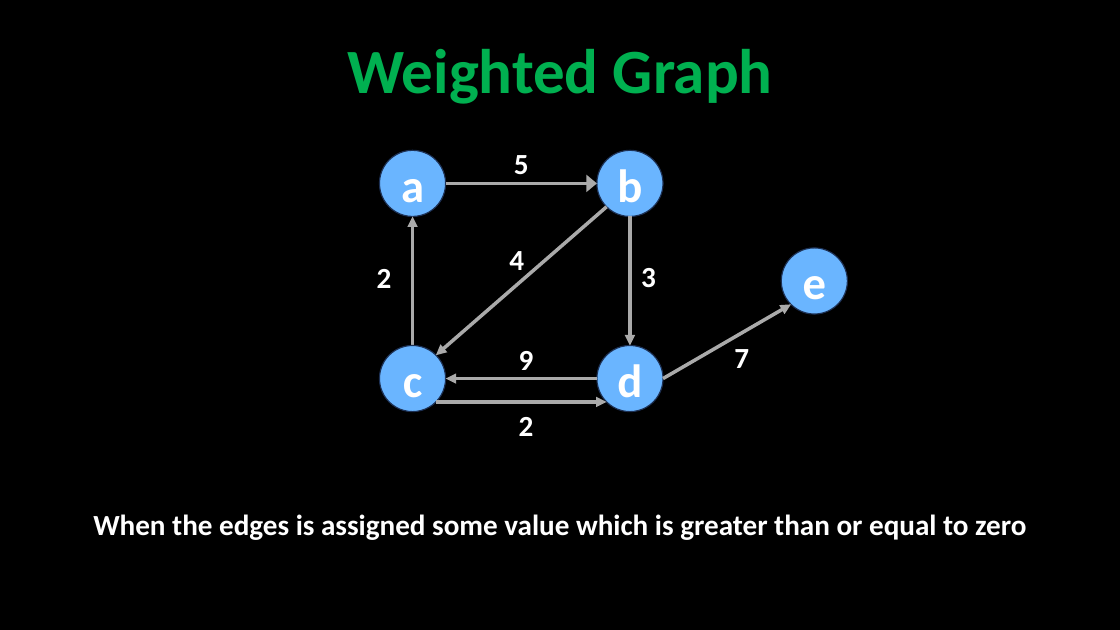
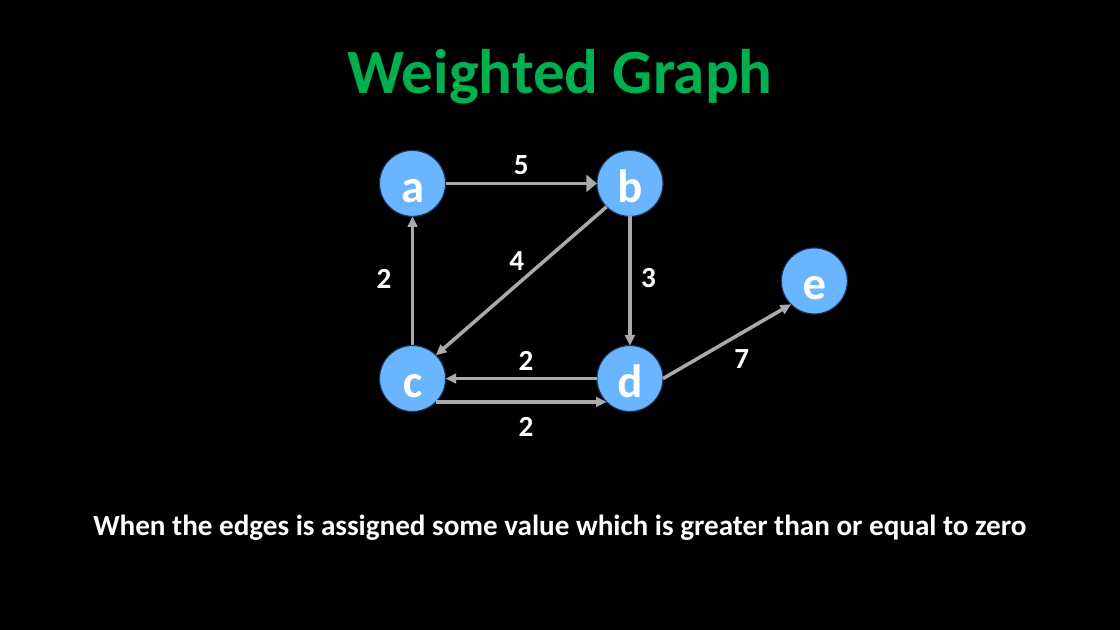
Before and after one commit to robitussin/CCS0015, a slide deck: slide 13 of graph/Graph.pptx. Drawn at 1120x630 pixels with LibreOffice and Linux fonts; fonts in the diff are those of the drawing. Boxes give left, top, right and bottom in pixels: in the first picture for what was removed or moved away, otherwise in the second. Text is boxed around its words. In the diff, an @@ line names an element or a change of style, - is before the commit and + after.

Commit message:
Added slides for graph data structure

```diff
--- a/graph/Graph.pptx
+++ b/graph/Graph.pptx
@@ text at [519,351,534,378]: text changed @@
-9
+2
```
Also in this commit, not shown: 5 other slides changed, 1 other file.
